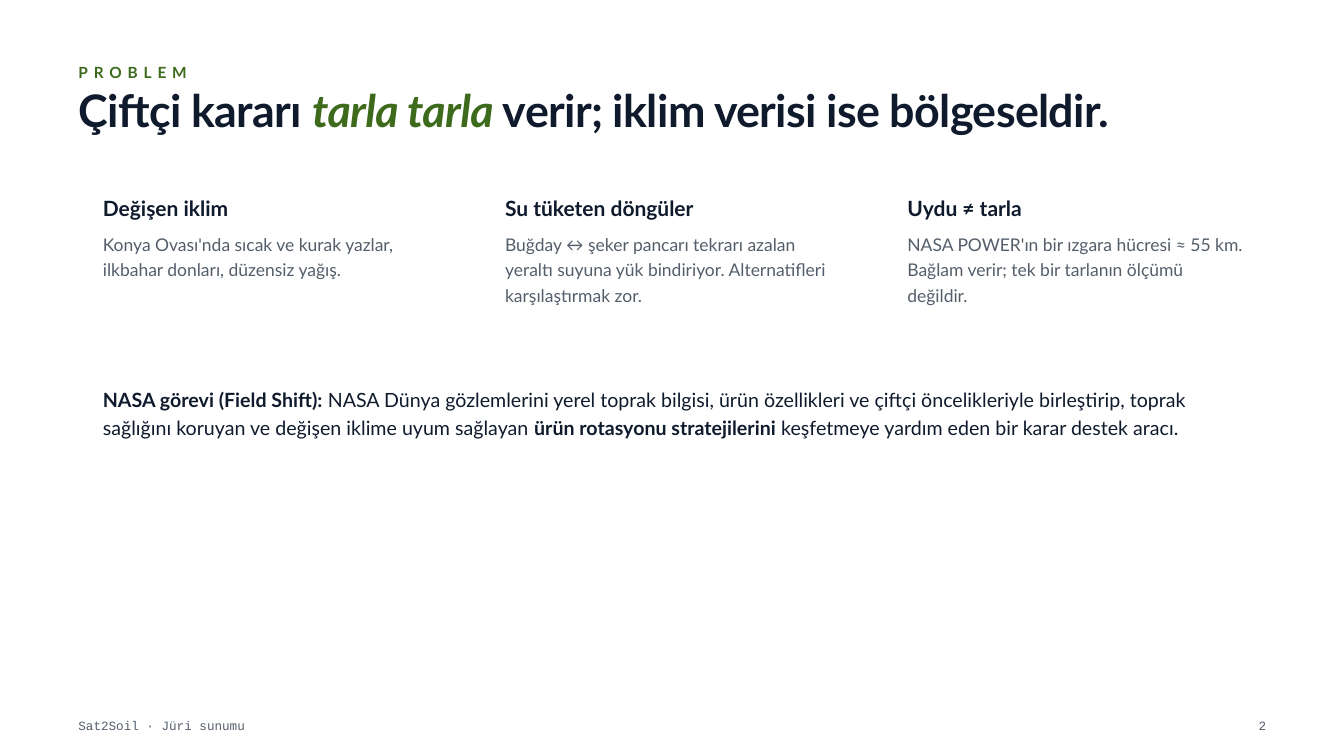
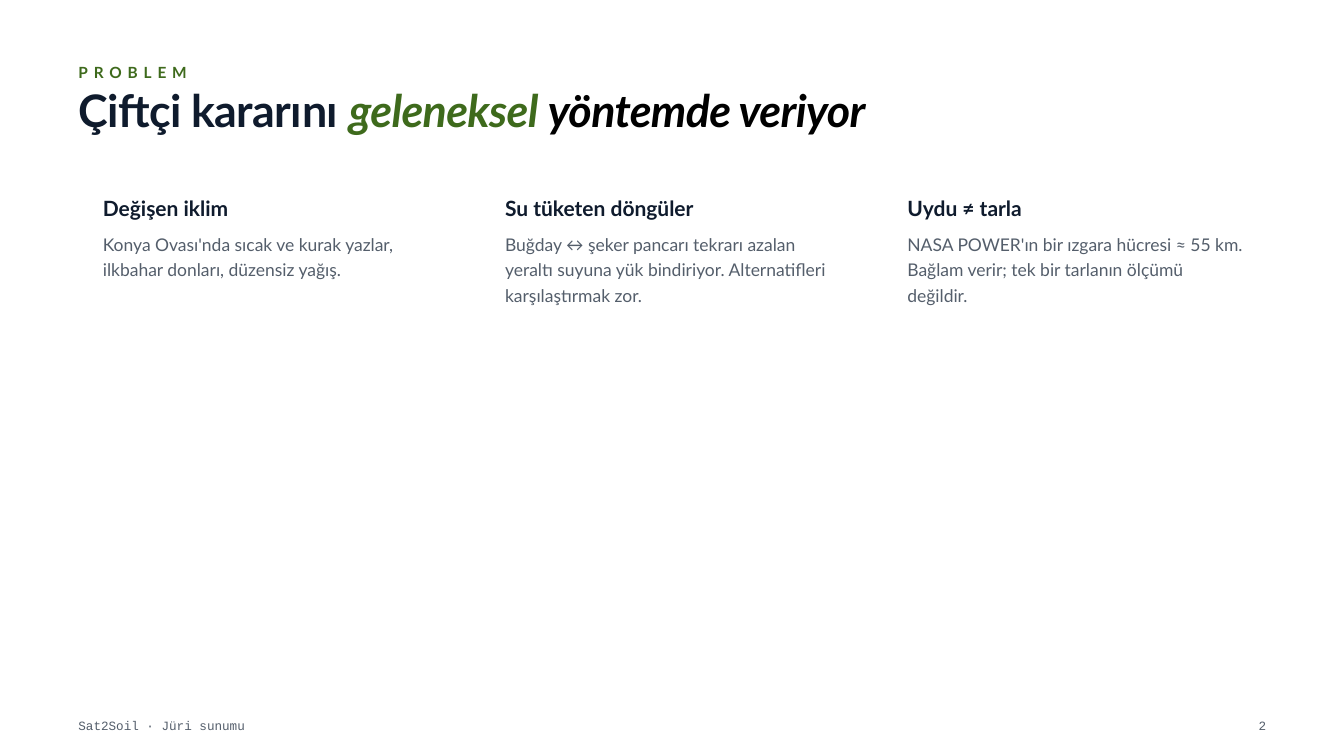
Before and after one commit to yunopo42/Sat2Soil, a slide deck: slide 2 of docs/presentation/sat2soil-sunum-tr.pptx. Drawn at 1344x756 pixels with LibreOffice and Linux fonts; fonts in the diff are those of the drawing; background and template pictures are left out. Boxes give left, top, right and bottom in pixels: in the first picture for what was removed or moved away, otherwise in the second. Text is boxed around its words. In the diff, an @@ line names an element or a change of style, - is before the commit and + after.

```diff
--- a/docs/presentation/sat2soil-sunum-tr.pptx
+++ b/docs/presentation/sat2soil-sunum-tr.pptx
@@ text at (x1=78, y1=93, x2=866, y2=135): text changed; text colour #0F1B2D to #000000; italic on @@
-Çiftçi kararı tarla tarla verir; iklim verisi ise bölgeseldir.
+Çiftçi kararını geleneksel yöntemde veriyor
@@ text removed at (x1=103, y1=392, x2=1186, y2=439) @@
-NASA görevi (Field Shift): NASA Dünya gözlemlerini yerel toprak bilgisi, ürün özellikleri ve çiftçi öncelikleriyle birleştirip, toprak sağlığını koruyan ve değişen iklime uyum sağlayan ürün rotasyonu stratejilerini keşfetmeye yardım eden bir karar destek aracı.
```
Also in this commit, not shown: 1 other slide changed, 1 slide added, 1 slide removed, 8 other files.
